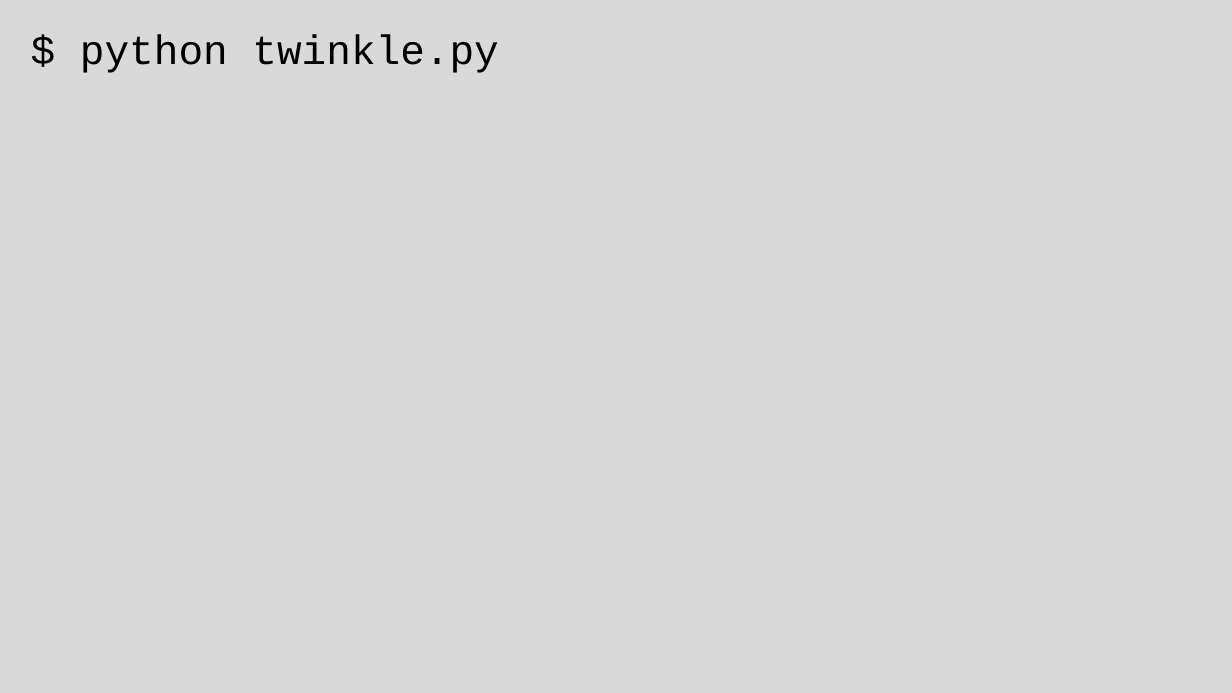
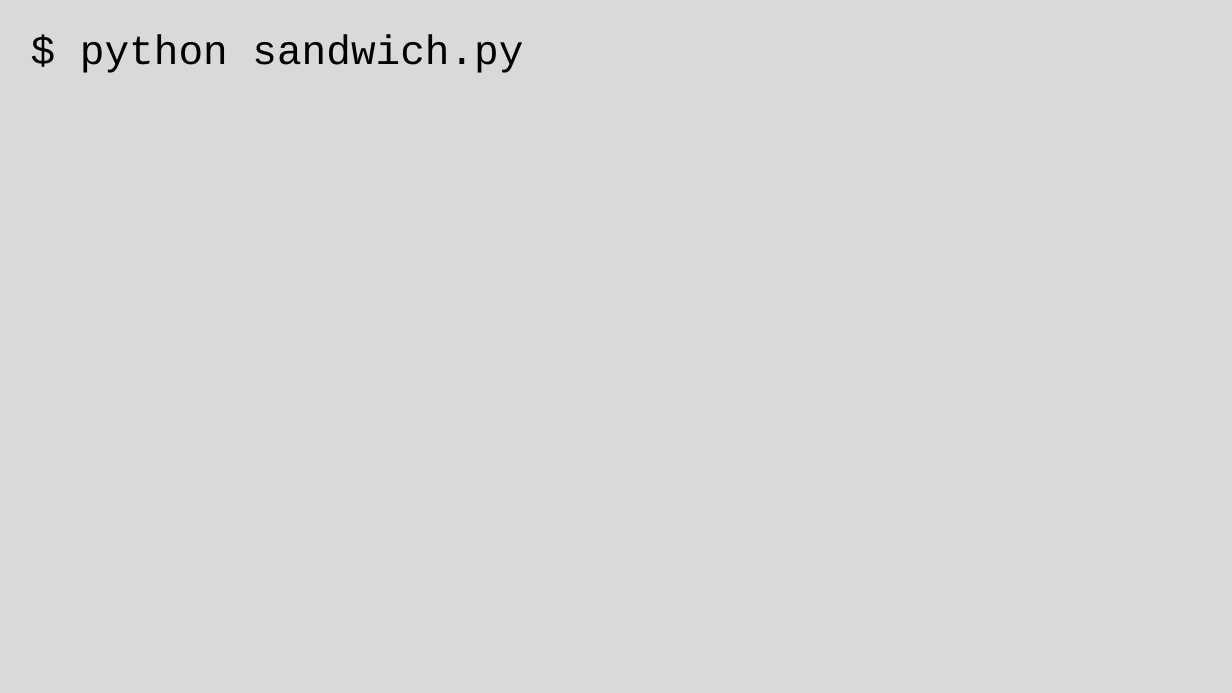
Before and after one commit to grimmelm/ctech404, a slide deck: slide 29 of ctech401/module_1/CTECH401 Module 1 - Hello World and Storing Data.pptx (slide 22 before the commit). Drawn at 1232x693 pixels with LibreOffice and Linux fonts; fonts in the diff are those of the drawing. Boxes give left, top, right and bottom in pixels: in the first picture for what was removed or moved away, otherwise in the second. Text is boxed around its words. In the diff, an @@ line names an element or a change of style, - is before the commit and + after.

```diff
--- a/ctech401/module_1/CTECH401 Module 1 - Hello World and Storing Data.pptx
+++ b/ctech401/module_1/CTECH401 Module 1 - Hello World and Storing Data.pptx
@@ text at (80,34,523,73): text changed @@
-$ python twinkle.py
+$ python sandwich.py
```
Also in this commit, not shown: 9 other slides changed, 8 slides added, 2 slides removed, 2 other files.
